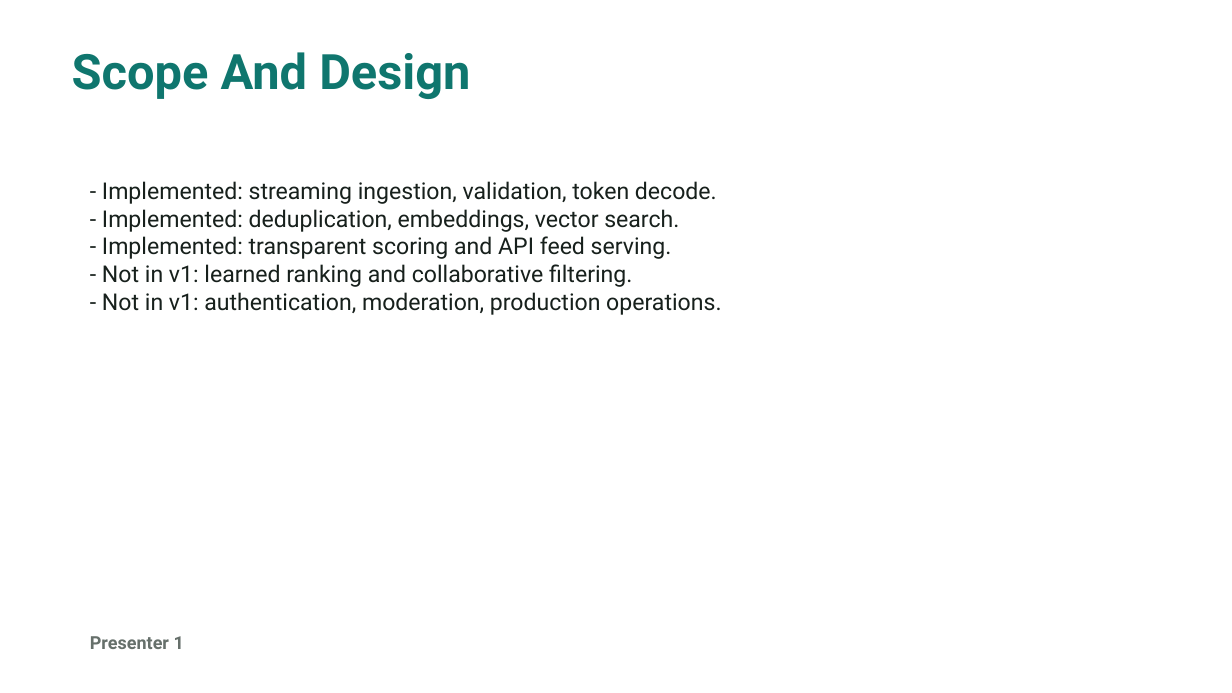
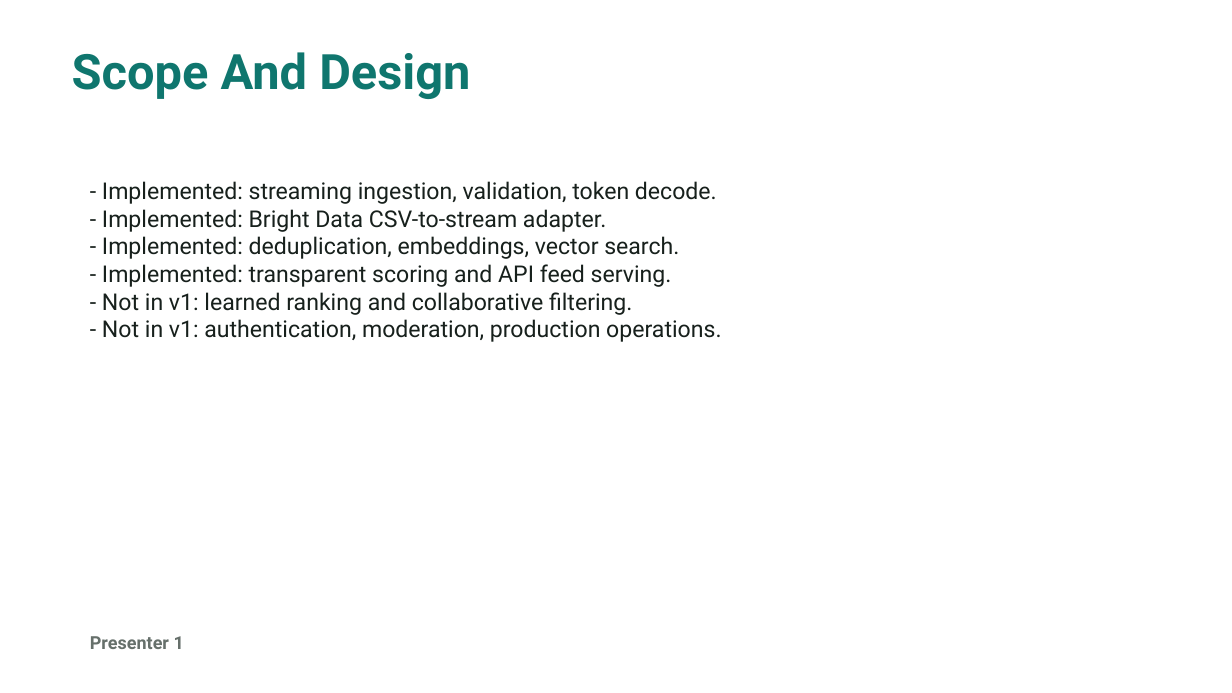
Before and after one commit to mrnhtyzgld/DsitribuTweet, a slide deck: slide 4 of docs/distributweet_final_presentation.pptx. Drawn at 1232x693 pixels with LibreOffice and Linux fonts; fonts in the diff are those of the drawing. Boxes give left, top, right and bottom in pixels: in the first picture for what was removed or moved away, otherwise in the second. Text is boxed around its words. In the diff, an @@ line names an element or a change of style, - is before the commit and + after.

Commit message:
Switch demo dataset to Bright Data Twitter X sample

```diff
--- a/docs/distributweet_final_presentation.pptx
+++ b/docs/distributweet_final_presentation.pptx
@@ text at (102, 209, 606, 232): paragraph added @@
+- Implemented: Bright Data CSV-to-stream adapter.
```
Also in this commit, not shown: 6 other slides changed, 1 slide added, 1 slide removed, 23 other files.
